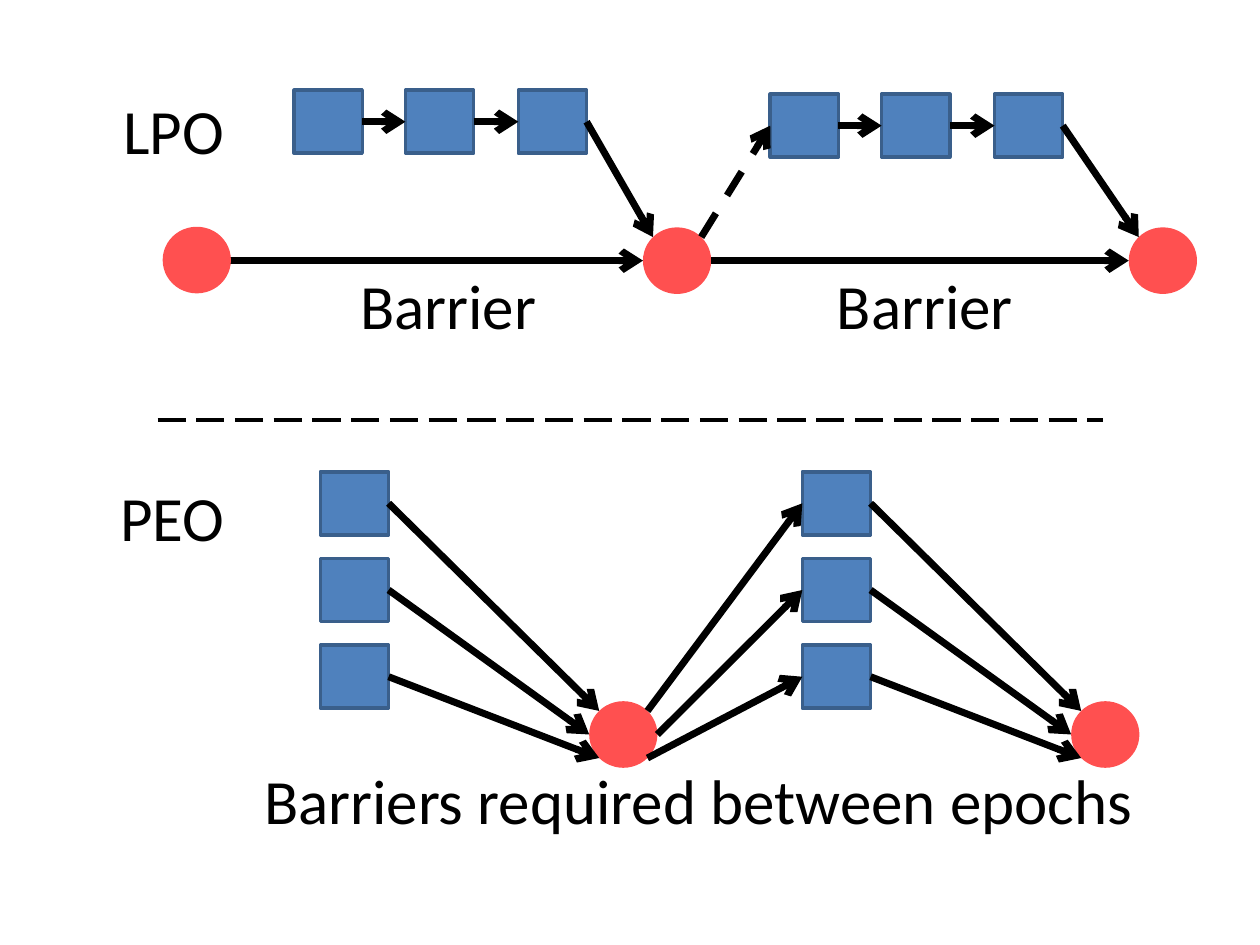
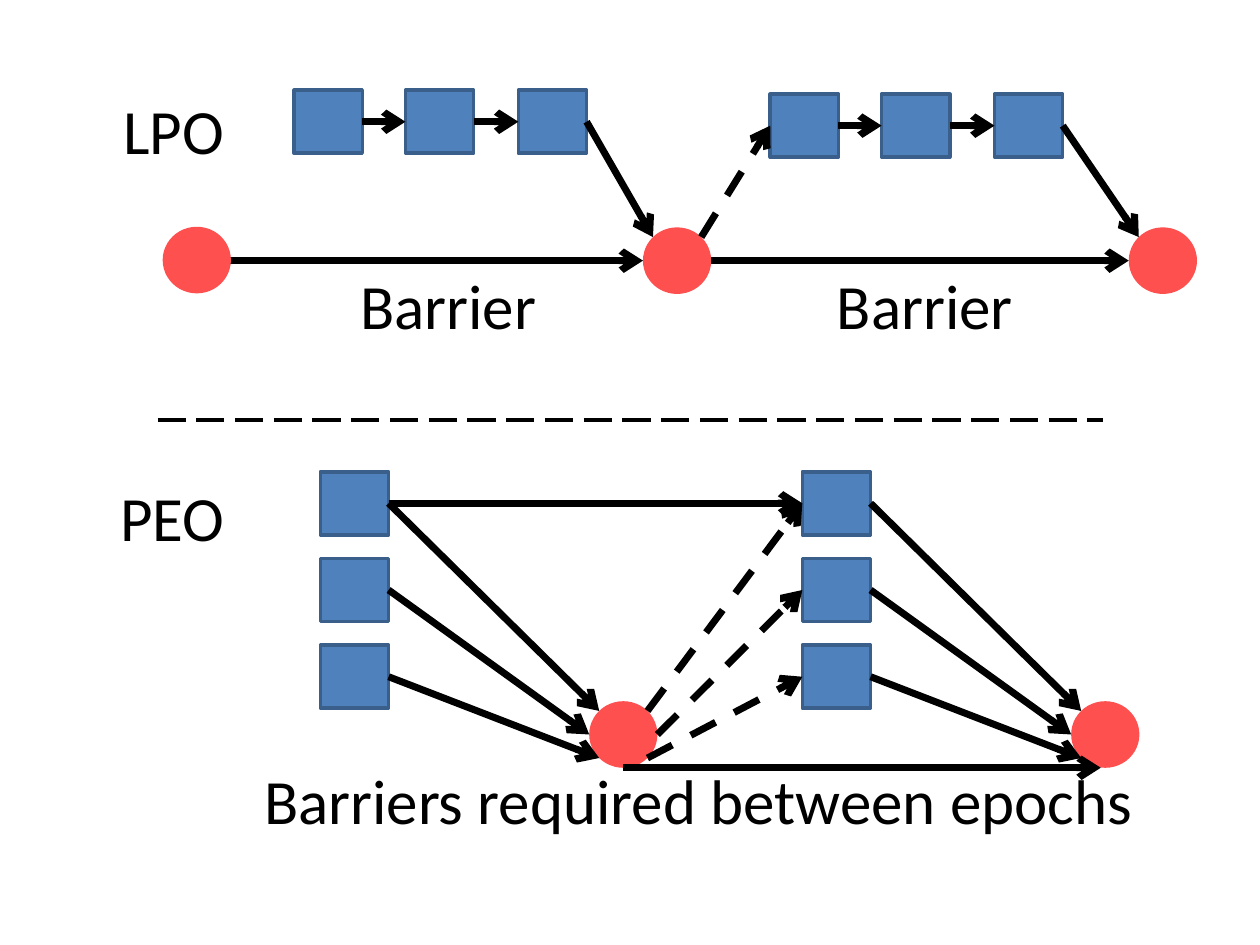
Before and after one commit to Abulila/dissertation, a slide deck: slide 1 of proposal/PMC_patterns/buffer_PEO_LPO.pptx. Drawn at 1260x945 pixels with LibreOffice and Linux fonts; fonts in the diff are those of the drawing. Boxes give left, top, right and bottom in pixels: in the first picture for what was removed or moved away, otherwise in the second. Text is boxed around its words. In the diff, an @@ line names an element or a change of style, - is before the commit and + after.

```diff
--- a/proposal/PMC_patterns/buffer_PEO_LPO.pptx
+++ b/proposal/PMC_patterns/buffer_PEO_LPO.pptx
@@ arrow added from (388, 503) to (803, 503), #000000 4 pt @@
@@ arrow (648, 711) - (803, 503): stroke #000000 4 pt to #000000 4 pt dashed @@
@@ arrow (658, 735) - (803, 590): stroke #000000 4 pt to #000000 4 pt dashed @@
@@ arrow (648, 759) - (803, 677): stroke #000000 4 pt to #000000 4 pt dashed @@
@@ arrow added from (624, 767) to (1101, 767), #000000 4 pt @@
```
Also in this commit, not shown: 1 other file.
